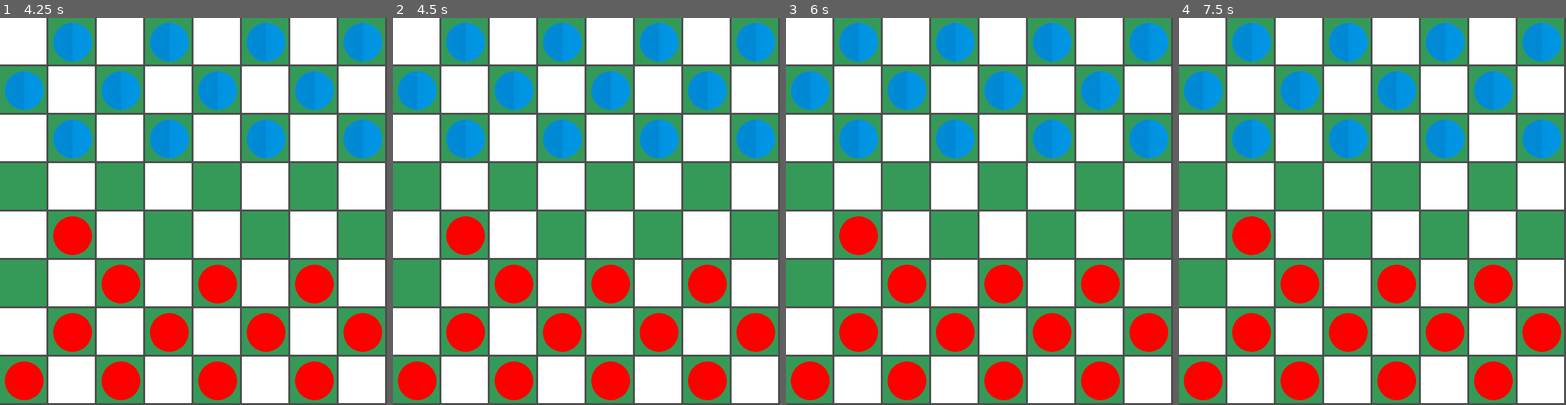
Above: before the commit, frames 1-4 (left to right).
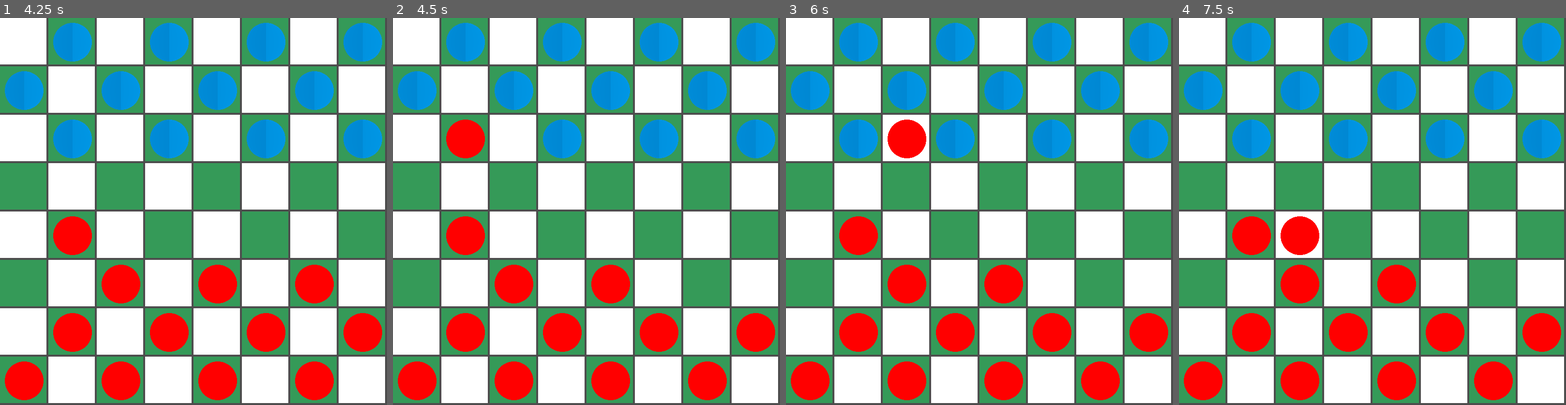
Above: after the commit, the same moments.

Repository: ricardobr3no/checkers-godot
Game: Godot game, scene res://scenes/main.tscn
Same seed, same stepped clock (60 frames per second), same inputs: the game is played once before the commit and once after it. The engine's default icon, where the game draws it, is replaced by a stand-in: a white triangle on a blue panel in a dark square.
Inputs (mouse positions are in pixels of both pictures, inside the frame that each line leads up to):
- Up to frame 1 (4.25 s): tap Enter at 0.5, 2, 3.5 s; move the mouse to (278, 192) at 0.52 s; press the mouse at (278, 192) at 0.53 s; release the mouse at (278, 192) at 1.25 s; tap Space at 1.25, 2.75 s; drag from (116, 230) to (73, 41) at 1.27 s; move the mouse to (232, 126) at 2.02 s; press the mouse at (232, 126) at 2.03 s; tap J at 2.1 s; release the mouse at (232, 126) at 2.75 s; drag from (174, 288) to (170, 41) at 2.77 s; move the mouse to (309, 269) at 3.52 s; hold Enter from 3.53 s (still down); click (309, 269) at 3.8 s
- Up to frame 2 (4.5 s): release Enter at 4.25 s; tap Space at 4.25 s; drag from (470, 153) to (660, 41) at 4.27 s
- Up to frame 3 (6 s): move the mouse to (998, 211) at 5.02 s; hold Ctrl 5.03-5.75 s; click (998, 211) at 5.3 s; drag from (921, 114) to (1149, 41) at 5.77 s
- Up to frame 4 (7.5 s): move the mouse to (1457, 192) at 6.52 s; press the mouse at (1457, 192) at 6.53 s; release the mouse at (1457, 192) at 7.25 s; drag from (1295, 230) to (1202, 91) at 7.27 s

Frame 1 is identical in both runs. In frame 2, 1.6% of the frame differs, in the area x 13-87%, y 26-74%; in frame 3, 1.6%; in frame 4, 1.6%.
Error after the commit: Trying to assign value of type 'int' to a variable of type 'Object'. (res://scripts/main.gd:102)

Commit message:
update

Diff:
--- a/project.godot
+++ b/project.godot
@@ -23,9 +23,13 @@
 window/size/window_height_override=400
 window/stretch/mode="viewport"
 
-[editor_plugins]
+[file_customization]
 
-enabled=PackedStringArray("res://addons/godot_vim/plugin.cfg")
+folder_colors={
+"res://addons/": "gray",
+"res://assets/": "yellow",
+"res://scenes/": "teal"
+}
 
 [input]
 
--- a/scenes/tab.tscn
+++ b/scenes/tab.tscn
@@ -1,19 +1,6 @@
 [gd_scene load_steps=2 format=3 uid="uid://dkvib0d5udgbj"]
 
-[sub_resource type="GDScript" id="GDScript_hrepj"]
-script/source = "extends Control
-
-# tamanho para as dimensoes do tabuleiro em px
-@export_range(0.2, 1) var TAB_SCALE: float = 1.0
-
-# Called when the node enters the scene tree for the first time.
-func _ready():
-	scale = Vector2(TAB_SCALE, TAB_SCALE)
-
-# Called every frame. 'delta' is the elapsed time since the previous frame.
-func _process(_delta):
-	pass
-"
+[ext_resource type="Script" path="res://scripts/tab.gd" id="1_j0dhd"]
 
 [node name="Tab" type="ReferenceRect"]
 custom_minimum_size = Vector2(800, 800)
@@ -29,7 +16,7 @@
 grow_horizontal = 2
 grow_vertical = 2
 border_width = 0.0
-script = SubResource("GDScript_hrepj")
+script = ExtResource("1_j0dhd")
 
 [node name="row_0" type="VBoxContainer" parent="."]
 layout_mode = 2
--- a/scripts/main.gd
+++ b/scripts/main.gd
@@ -12,6 +12,9 @@
 @onready var red_piece = preload("res://scenes/red_piece.tscn")
 @onready var blue_piece = preload("res://scenes/blue_piece.tscn")
 
+# variavel para checar clicks, se for clique de selecionar ou se for clique pra mover piece selecionada
+var clicks := 0
+var selected_piece: Object
 
 func _ready() -> void:
 	draw_pieces()
@@ -21,12 +24,7 @@
 
 
 func _input(event):
-	if event.is_action_pressed("click"):
-		var row = get_row_col_from_mouse_pos()['row']
-		var col = get_row_col_from_mouse_pos()['col']
-		print('selecionou {}'.format([get_piece(row, col)], "{}"))
-		print("row: {}  col: {}".format([row, col], "{}"))
-		# mover_piece_with_mouse()
+	mover_piece_with_mouse(event)
 
 
 func create_board():
@@ -92,8 +90,25 @@
 	return {'row': row, 'col': col}
 
 
-func mover_piece_with_mouse():
-	pass
+func mover_piece_with_mouse(event):
+	if event.is_action_pressed("click"):
+		clicks += 1
+		print("Clicks: ", clicks)
+
+		var row = get_row_col_from_mouse_pos()['row']
+		var col = get_row_col_from_mouse_pos()['col']
+
+		if clicks == 1:
+			selected_piece = get_piece(row,col)
+			print("selecionado: {}; row: {} col: {}".format([selected_piece, row, col], '{}'))
+		elif clicks == 2:
+			print("target = [row: {}, col: {}]".format([row, col], "{}"))
+			mover_pieces(selected_piece, row, col)
+
+
+
+		if clicks > 1:
+			clicks = 0
 
 
 
--- /dev/null
+++ b/scripts/tab.gd
@@ -0,0 +1,12 @@
+extends Control
+
+# tamanho para as dimensoes do tabuleiro em px
+@export_range(0.2, 1) var TAB_SCALE: float = 1.0
+
+# Called when the node enters the scene tree for the first time.
+func _ready():
+	scale = Vector2(TAB_SCALE, TAB_SCALE)
+
+# Called every frame. 'delta' is the elapsed time since the previous frame.
+func _process(_delta):
+	pass
